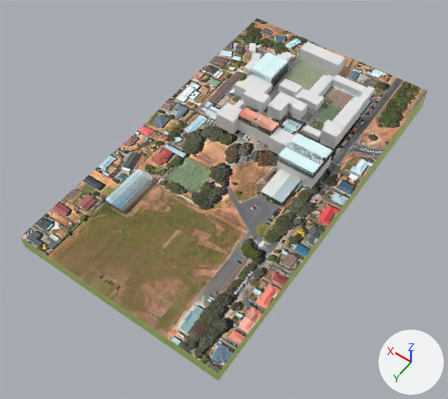
Two versions of the glTF model public/maps/compressed/scots.gltf, one commit apart.
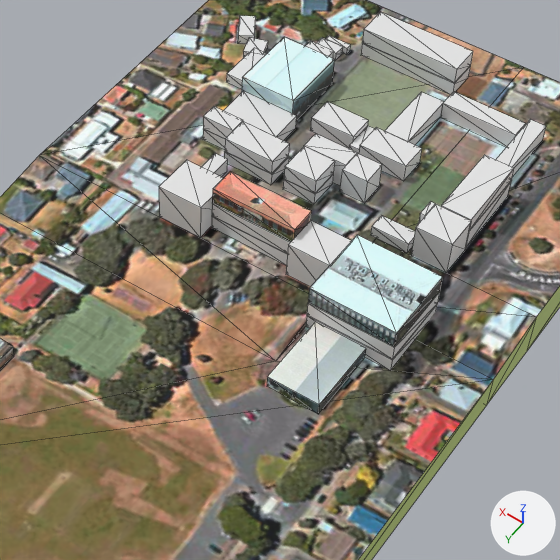
There are two pictures of each version: one whole from a 50 mm camera at (-193.0, 357.0, 366.0) aimed at (-13.0, 104.0, -31.0), one close up on the part from 34% to 85% of the width and 9% to 67% of the height. Every picture has the same lights, and +X, +Y and +Z are marked at lower right. The close-ups show mesh edges as thin lines. Where no turn or scale is listed for an object, it has been applied to the vertices. Vertices at the same position are counted once.

Before the edit, the objects in view are built like this:
```python
ob_aitkentop_20_21_22 = bpy.data.objects.new('AitkenTop 20 21 22', me_cube_032)
ob_aitkentop_20_21_22.location = (-5.1, 45.4, 5.4)
ob_aitkentop_20_21_22.scale = (16.3, 5.25, 3.15)
ob_chatres = bpy.data.objects.new('Chatres', me_cube_019)
ob_chatres.location = (25.9, -0.6, -5.8)
ob_cpacbottom_cl1_dr1_dr2 = bpy.data.objects.new('CPACBottom CL1 DR1 DR2', me_cube_023)
ob_cpacbottom_cl1_dr1_dr2.location = (-53.9, 52.4, -10.6)
ob_cpacbottom_cl1_dr1_dr2.scale = (16.1, 14.6, 2.67)
ob_cpacmiddle_mr2_mr1_rs = bpy.data.objects.new('CPACMiddle MR2 MR1 RS', me_cube_011)
ob_cpacmiddle_mr2_mr1_rs.location = (-53.9, 52.4, -4.7)
ob_cpacmiddle_mr2_mr1_rs.scale = (16.1, 14.6, 2.92)
ob_cpactop_c11_gr2_gr1_ar2_ar3_ar1 = bpy.data.objects.new('CPACTop C11 GR2 GR1 AR2 AR3 AR1', me_cube_037)
ob_cpactop_c11_gr2_gr1_ar2_ar3_ar1.location = (-53.9, 52.4, 2.0)
ob_cpactop_c11_gr2_gr1_ar2_ar3_ar1.scale = (16.1, 14.6, 3.32)
ob_grooms_14_13_02_04_03 = bpy.data.objects.new('GRooms 14 13 02 04 03', me_cube_010)
ob_grooms_14_13_02_04_03.location = (-29.7, 47.4, -2.5)
ob_grooms_14_13_02_04_03.scale = (8.17, 6.84, 7.1)
ob_newstuffroom = bpy.data.objects.new('NewStuffRoom', me_cube_033)
ob_newstuffroom.location = (25.0, 32.8, -6.7)
ob_newstuffroom.scale = (2.61, 7.92, 2.89)
ob_sciencebuilding_sl11_sl12_sl2_sl1 = bpy.data.objects.new('ScienceBuilding SL11 SL12 SL2 SL1', me_cube_013)
ob_sciencebuilding_sl11_sl12_sl2_sl1.location = (20.1, 49.0, -2.5)
ob_sciencebuilding_sl11_sl12_sl2_sl1.scale = (8.63, 8.11, 7.18)
# also in view: 'NBlock45 SL4 SL3 N5' at (-22.0, -12.0, -5.0); 'PrepBlock2 P5 P6 P7 P8' at (-41.0, -46.0, -5.0); 'LearningSupport' at (32.0, 13.0, -1.0); 'NBlock12 N1 N2' at (0.0, -14.0, -5.0); 'GBlock2 G3 G4' at (16.0, 16.0, -7.0)
```
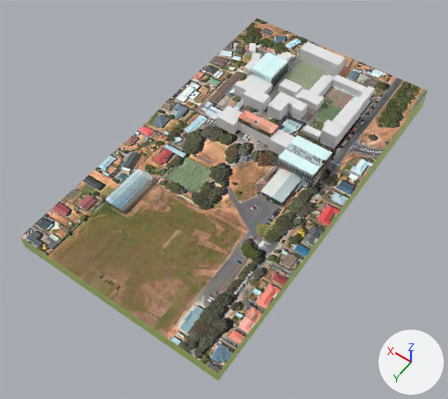
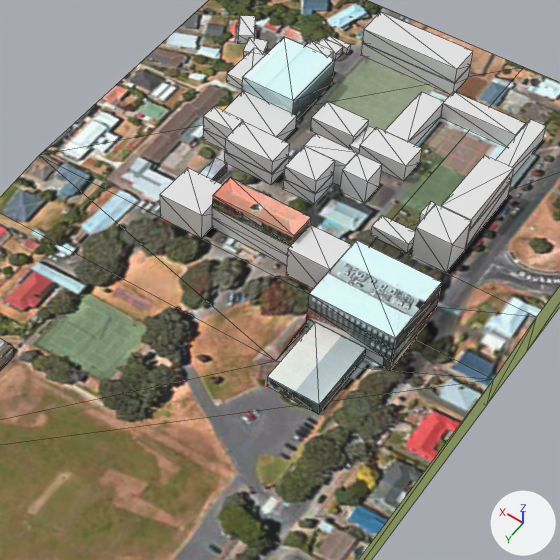
Edits to the bpy script that builds the scene:
```text
Add img_cpac_low:
    img_cpac_low = load_image('cpac-low', '_unpacked/cpac-low', 500, 500, 'sRGB')
Add img_teach:
    img_teach = load_image('teach', '_unpacked/teach', 500, 500, 'sRGB')
Add img_cpac_mid:
    img_cpac_mid = load_image('cpac-mid', '_unpacked/cpac-mid', 500, 500, 'sRGB')
Change mat_material_006:
    remove mat_material_006.base_color = (0.8, 0.8, 0.8)  # white #e7e7e7
    add mat_material_006.texture = img_cpac_mid
Change mat_material_021:
    remove mat_material_021.base_color = (0.8, 0.8, 0.8)  # white #e7e7e7
    add mat_material_021.texture = img_teach
Change mat_material_007:
    remove mat_material_007.base_color = (0.8, 0.8, 0.8)  # white #e7e7e7
    add mat_material_007.texture = img_cpac_low
Change me_cube_011:
    where me_cube_011.from_pydata(...)  # 8 vertices, 12 faces; spans x -1.0..1.0, y -1.0..1.0, z -1.0..1.0
    used by ob_cpacmiddle_mr2_mr1_rs; location = (-53.9, 52.4, -4.7); scale = (16.1, 14.6, 2.92)
    me_cube_011 part 1: texture (UV) coordinates of 8 of 12 faces, centred in x -1.0..1.0, y -1.0..1.0, z -0.33..0.33, changed; they spanned u 0.38..0.62, v 0.0..1.0 and now span u -0.96..0.99, v 0.01..0.92
Change me_cube_023:
    where me_cube_023.from_pydata(...)  # 8 vertices, 12 faces; spans x -1.0..1.0, y -1.0..1.0, z -1.0..1.0
    used by ob_cpacbottom_cl1_dr1_dr2; location = (-53.9, 52.4, -10.6); scale = (16.1, 14.6, 2.67)
    me_cube_023 part 2: texture (UV) coordinates of 6 of 12 faces, centred in x -1.0..0.33, y -1.0..1.0, z -0.33..0.33, changed; they spanned u 0.38..0.62, v 0.0..1.0 and now span u 0.05..0.94, v 0.0..0.93
Change ob_grooms_14_13_02_04_03:
    ob_grooms_14_13_02_04_03.location: (-29.7, 47.4, -2.5) -> (-29.7, 47.4, -3.6)
    ob_grooms_14_13_02_04_03.scale: (8.17, 6.84, 7.1) -> (8.17, 6.84, 6.23)
Change ob_cpacmiddle_mr2_mr1_rs:
    ob_cpacmiddle_mr2_mr1_rs.location: (-53.9, 52.4, -4.7) -> (-53.9, 52.4, -6.3)
    ob_cpacmiddle_mr2_mr1_rs.scale: (16.1, 14.6, 2.92) -> (16.1, 14.6, 2.73)
Change ob_sciencebuilding_sl11_sl12_sl2_sl1:
    ob_sciencebuilding_sl11_sl12_sl2_sl1.location: (20.1, 49.0, -2.5) -> (19.8, 49.0, -4.2)
    ob_sciencebuilding_sl11_sl12_sl2_sl1.scale: (8.63, 8.11, 7.18) -> (8.63, 8.11, 5.54)
Change ob_aitkentop_20_21_22:
    ob_aitkentop_20_21_22.location: (-5.1, 45.4, 5.4) -> (-5.1, 45.4, 2.9)
    ob_aitkentop_20_21_22.scale: (16.3, 5.25, 3.15) -> (16.3, 5.25, 2.76)
Change ob_newstuffroom:
    ob_newstuffroom.location: (25.0, 32.8, -6.7) -> (25.0, 32.8, -7.6)
    ob_newstuffroom.scale: (2.61, 7.92, 2.89) -> (2.61, 7.92, 1.83)
Change ob_cpactop_c11_gr2_gr1_ar2_ar3_ar1:
    ob_cpactop_c11_gr2_gr1_ar2_ar3_ar1.location: (-53.9, 52.4, 2.0) -> (-53.9, 52.4, -0.3)
    ob_cpactop_c11_gr2_gr1_ar2_ar3_ar1.scale: (16.1, 14.6, 3.32) -> (16.1, 14.6, 3.15)
Change ob_cpacbottom_cl1_dr1_dr2:
    ob_cpacbottom_cl1_dr1_dr2.location: (-53.9, 52.4, -10.6) -> (-53.9, 52.4, -11.3)
    ob_cpacbottom_cl1_dr1_dr2.scale: (16.1, 14.6, 2.67) -> (16.1, 14.6, 2.18)
```

Changed parts and their boxes (x1, y1, x2, y2) in the close-ups (560 x 560 px):
'CPACTop C11 GR2 GR1 AR2 AR3 AR1', moved, rescaled
    before: (308, 235, 443, 347)
    after: (308, 240, 442, 351)
'AitkenTop 20 21 22', moved, rescaled
    before: (212, 171, 312, 242)
    after: (212, 178, 311, 246)
'ScienceBuilding SL11 SL12 SL2 SL1', moved, rescaled (9% shorter)
    before: (159, 160, 223, 237)
    after: (160, 168, 222, 238)
'GRooms 14 13 02 04 03', moved, rescaled
    before: (286, 221, 351, 287)
    after: (286, 225, 352, 288)
'CPACMiddle MR2 MR1 RS', surface changed, moved, rescaled
    before: (307, 291, 440, 359)
    after: (306, 296, 439, 362)
'CPACBottom CL1 DR1 DR2', surface changed, moved, rescaled
    before: (306, 305, 437, 370)
    after: (306, 307, 437, 370)
'NewStuffRoom', surface changed, moved, rescaled (7% wider)
    before: (202, 153, 228, 177)
    after: (199, 158, 227, 181)
part 1 of me_cube_011, surface changed
    before: (307, 292, 440, 359)
    after: (306, 296, 439, 362)
